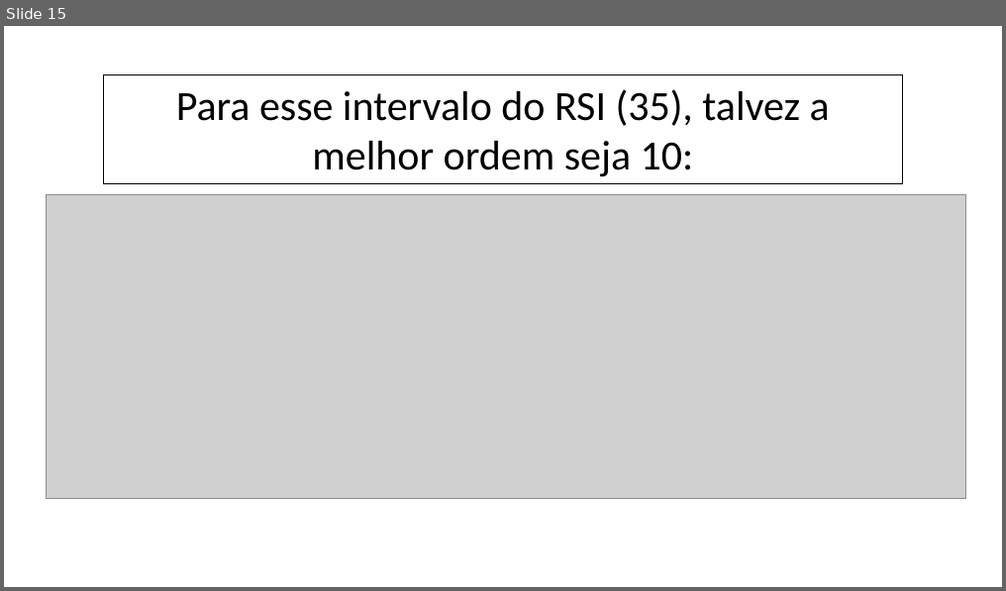
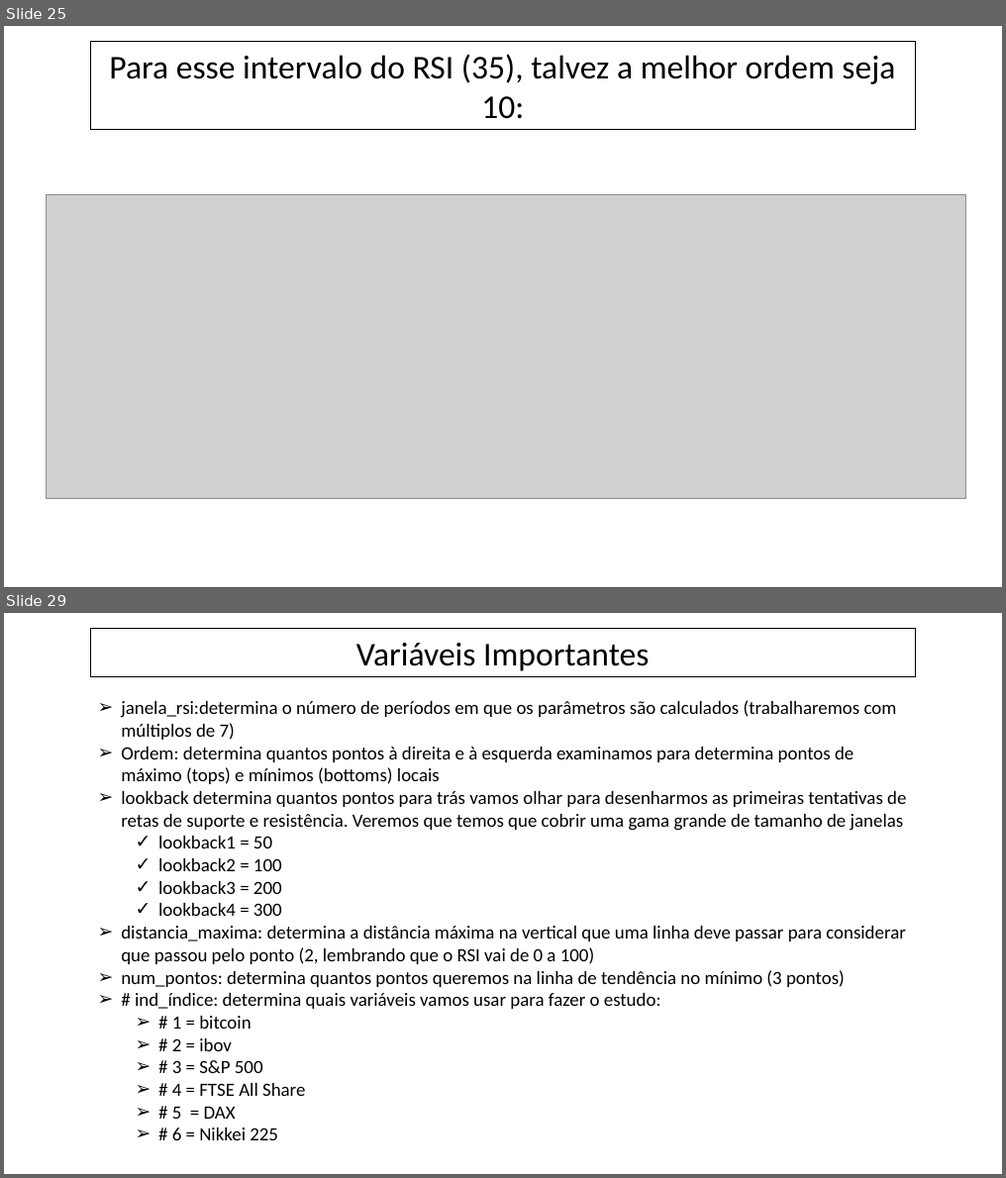
Before and after one commit to fabiomcdc/Projeto_Linhas_de_Tendencia_RSI, a slide deck: planilhas e ppts/PPT_linhas_de_tendencias.pptx. Shown one above the other, each under a label of ours: slide 15 before the commit, slides 25 and 29 after it; the slides between them are not shown. The pictures are 1006x591 and 1006x1178 pixels, drawn with LibreOffice and Linux fonts; fonts in the diff are those of the drawing; grey boxes stand for pictures. Boxes give left, top, right and bottom in pixels: in the first picture for what was removed or moved away, otherwise in the second. Text is boxed around its words. In the diff, an @@ line names an element or a change of style, - is before the commit and + after.

```diff
--- a/planilhas e ppts/PPT_linhas_de_tendencias.pptx
+++ b/planilhas e ppts/PPT_linhas_de_tendencias.pptx
@@ slide 29 added at (4, 613, 1002, 1174), background #FFFFFF @@
@@ rectangle added at (90, 629, 915, 676), outline #000000 0.75 pt, 32 pt, text #000000 @@
+Variáveis Importantes
@@ text added at (121, 700, 906, 1141), 18 pt, text #000000 @@
+➢ janela_rsi:determina o número de períodos em que os parâmetros são calculados (trabalharemos com múltiplos de 7)
+➢ Ordem: determina quantos pontos à direita e à esquerda examinamos para determina pontos de máximo (tops) e mínimos (bottoms) locais
+➢ lookback determina quantos pontos para trás vamos olhar para desenharmos as primeiras tentativas de retas de suporte e resistência. Veremos que temos que cobrir uma gama grande de tamanho de janelas
+  ✓ lookback1 = 50
+  ✓ lookback2 = 100
+  ✓ lookback3 = 200
+  ✓ lookback4 = 300
+➢ distancia_maxima: determina a distância máxima na vertical que uma linha deve passar para considerar que passou pelo ponto (2, lembrando que o RSI vai de 0 a 100)
+➢ num_pontos: determina quantos pontos queremos na linha de tendência no mínimo (3 pontos)
+➢ # ind_índice: determina quais variáveis vamos usar para fazer o estudo:
+  ➢ # 1 = bitcoin
+  ➢ # 2 = ibov
+  ➢ # 3 = S&P 500
+  ➢ # 4 = FTSE All Share
+  ➢ # 5 = DAX
+  ➢ # 6 = Nikkei 225
@@ what was slide 15 is now slide 25 @@
@@ slide 25 changed as well @@
@@ rectangle "Para esse intervalo do RSI ...": place and size @@
-rectangle "Para esse intervalo do RSI ..." at (104, 76, 902, 184)
+rectangle "Para esse intervalo do RSI ..." at (90, 42, 915, 130)
@@ rectangle "Para esse intervalo do RSI ..." at (90, 42, 915, 130): size 40 to 32 pt @@
```
Also in this commit, not shown: 14 other slides changed, 14 other slides added, 42 other files.
